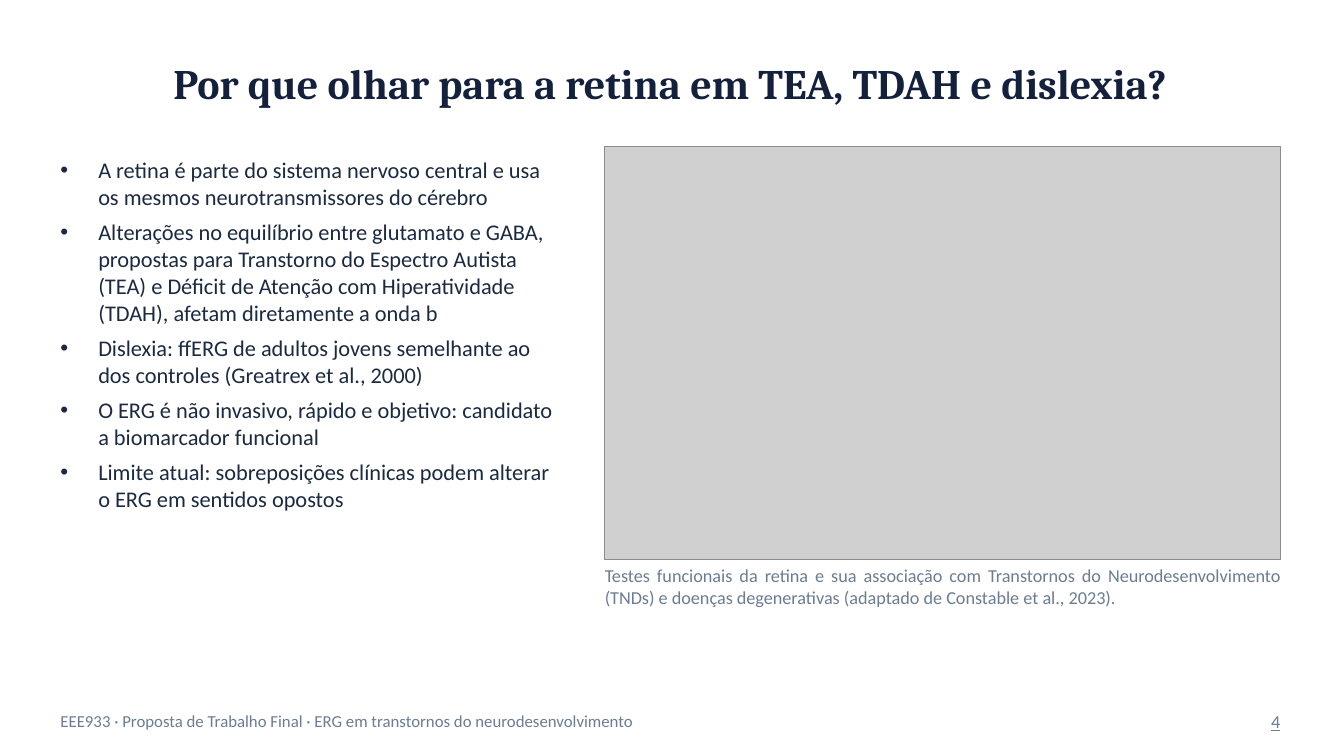
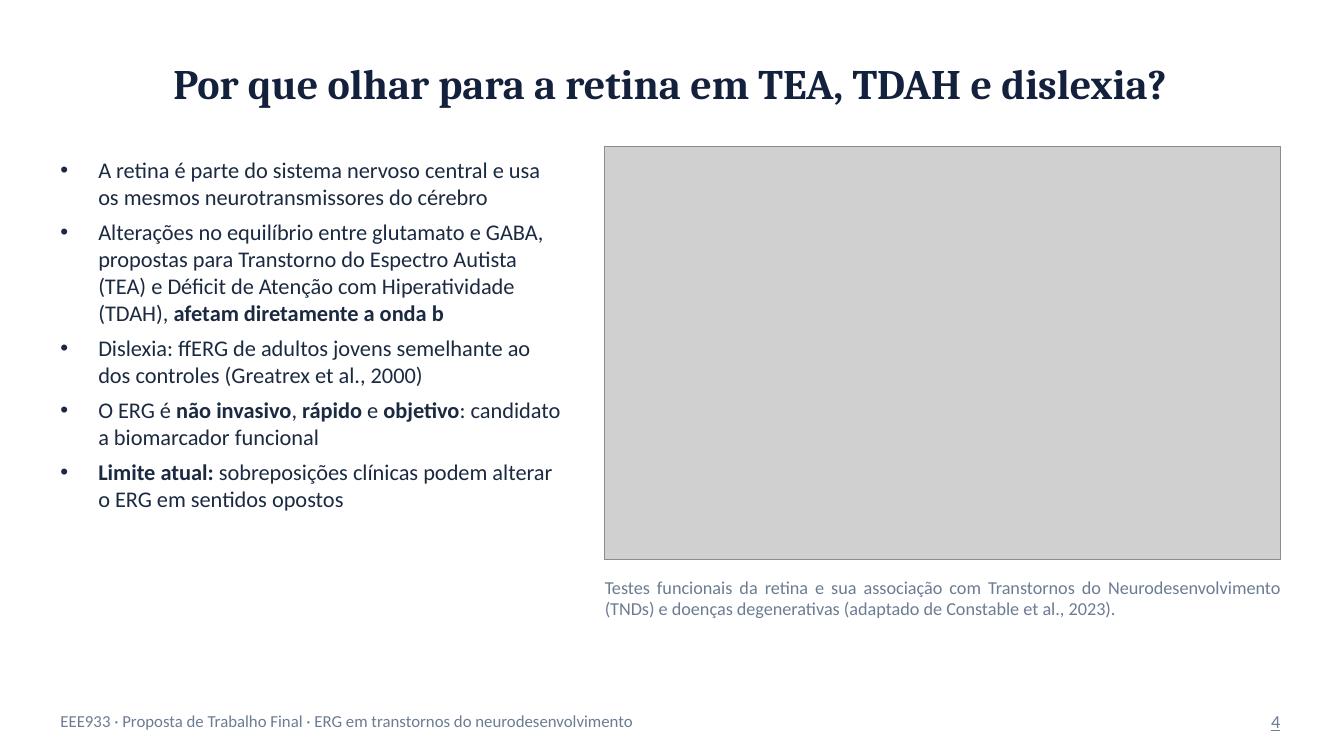
Before and after one commit to HenriqueMarquesCruz/ECs_EEE933, a slide deck: slide 4 of TrabalhoFinal/Proposta_ERG.pptx. Drawn at 1344x756 pixels with LibreOffice and Linux fonts; fonts in the diff are those of the drawing; grey boxes stand for pictures. Boxes give left, top, right and bottom in pixels: in the first picture for what was removed or moved away, otherwise in the second. Text is boxed around its words. In the diff, an @@ line names an element or a change of style, - is before the commit and + after.

```diff
--- a/TrabalhoFinal/Proposta_ERG.pptx
+++ b/TrabalhoFinal/Proposta_ERG.pptx
@@ text at (98, 224, 561, 511): bold on in "afetam diretamente a onda b", "não invasivo, rápido objetivo:", "Limite atual:" @@
@@ text "Testes funcionais da retina e ...": place and size @@
-text "Testes funcionais da retina e ..." at (605, 569, 1280, 607)
+text "Testes funcionais da retina e ..." at (605, 581, 1280, 618)
```
Also in this commit, not shown: 7 other slides changed, 1 other file.
